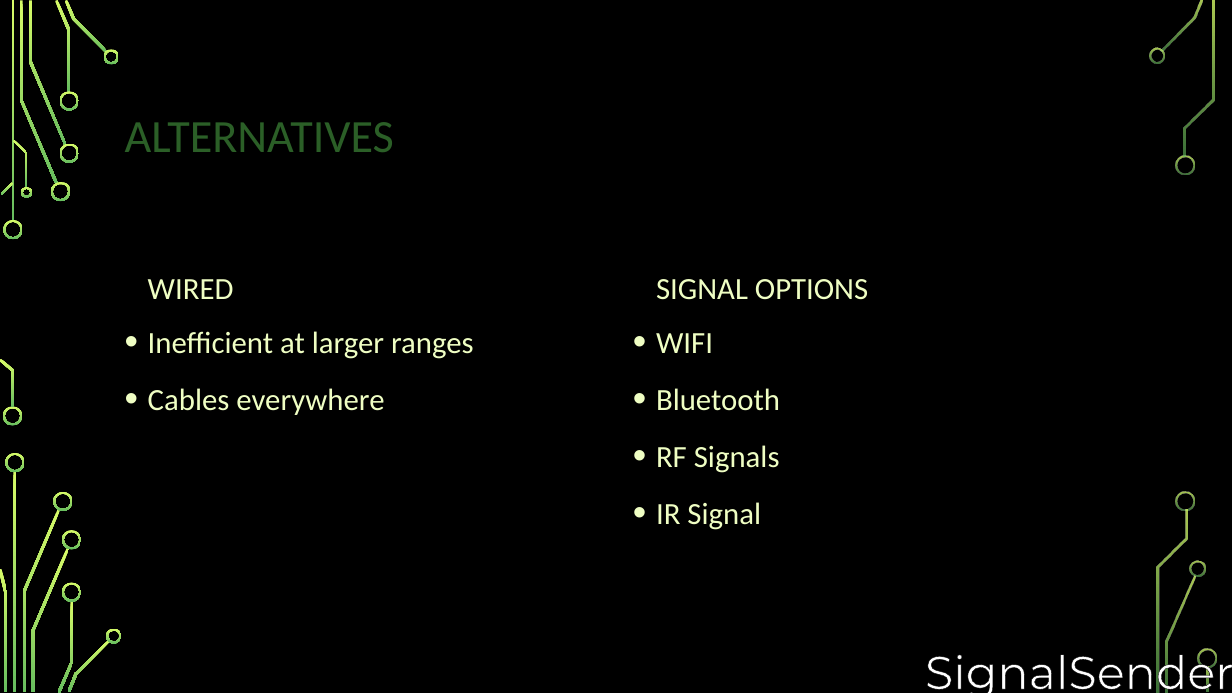
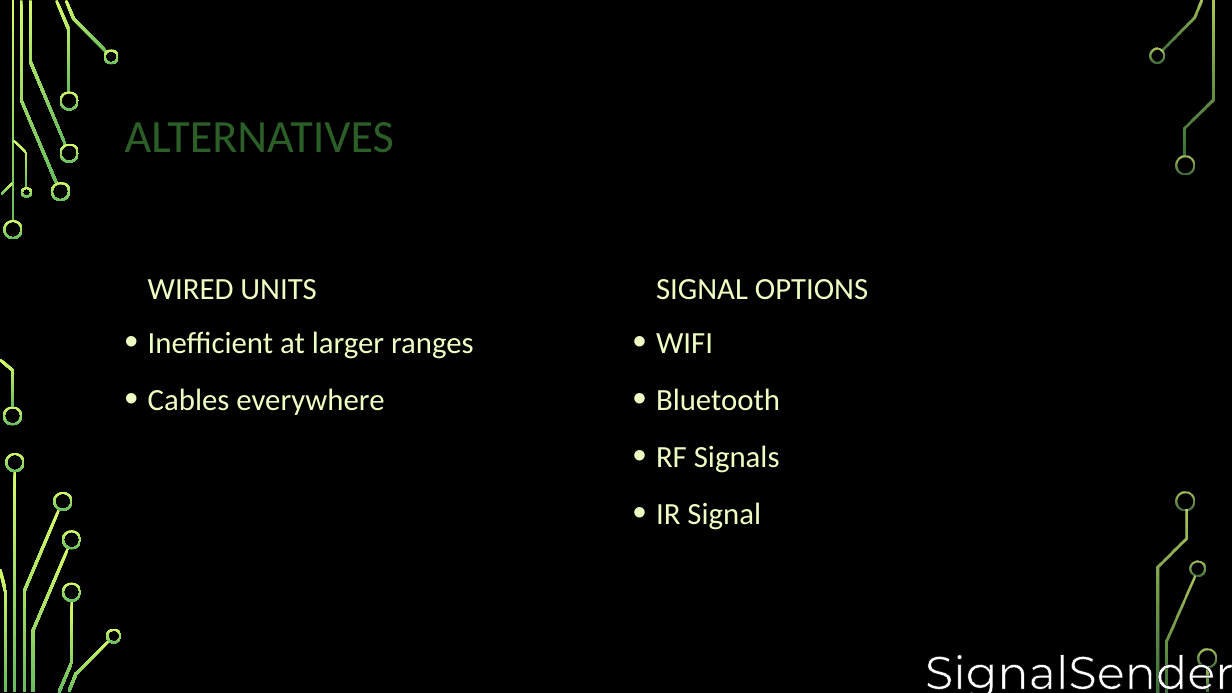
Before and after one commit to djklup/SignalSenders, a slide deck: slide 4 of Project Details/IR Presentation 3.pptx. Drawn at 1232x693 pixels with LibreOffice and Linux fonts; fonts in the diff are those of the drawing; background and template pictures are left out. Boxes give left, top, right and bottom in pixels: in the first picture for what was removed or moved away, otherwise in the second. Text is boxed around its words. In the diff, an @@ line names an element or a change of style, - is before the commit and + after.

```diff
--- a/Project Details/IR Presentation 3.pptx
+++ b/Project Details/IR Presentation 3.pptx
@@ text at box(148, 279, 316, 300): text changed @@
-WIRED
+WIRED UNITS
```
Also in this commit, not shown: 1 other slide changed.
